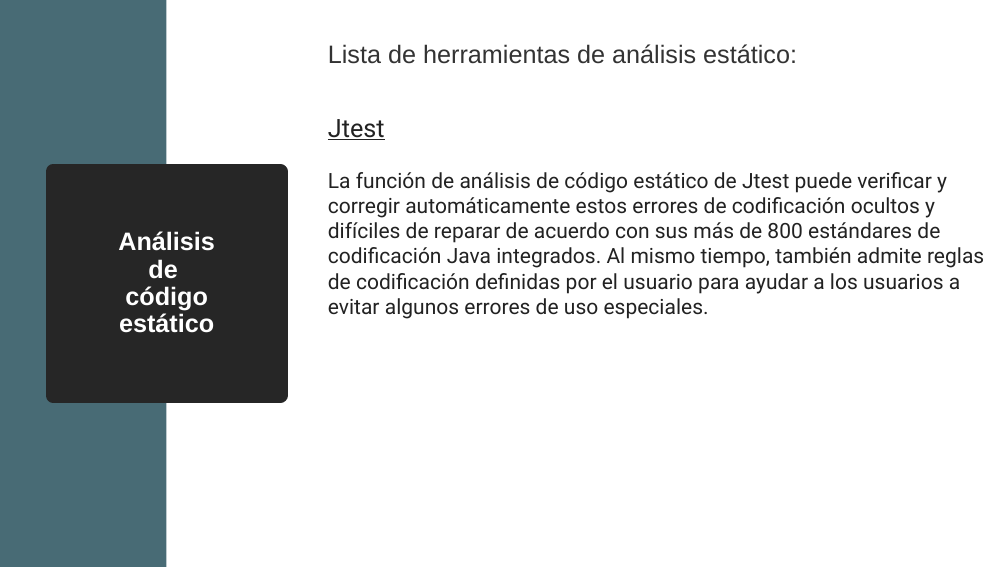
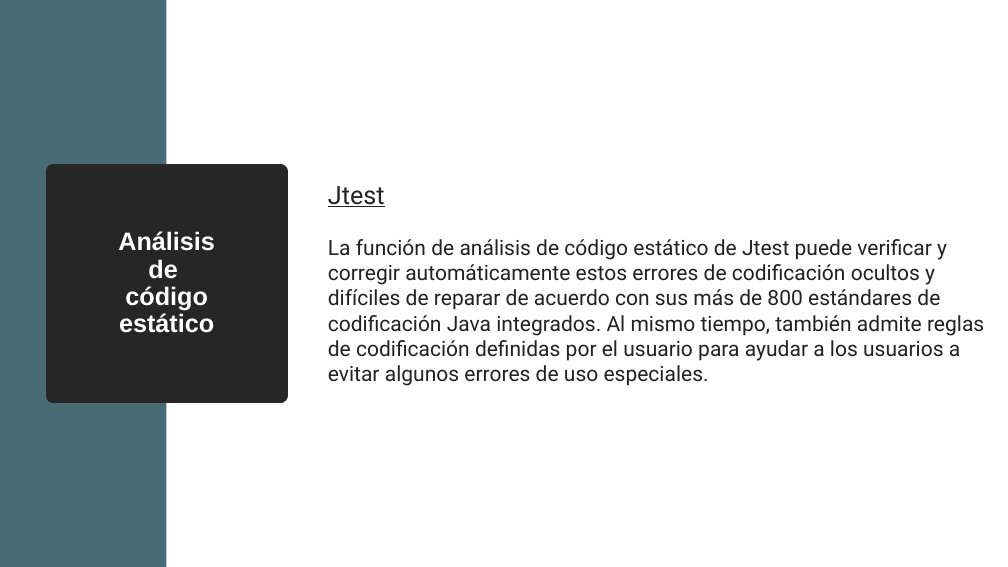
Before and after one commit to davCesur/gestionEquiposDAWEquipo4JAVA, a slide deck: slide 61 of Introducción a TDD.pptx (slide 56 before the commit). Drawn at 1008x567 pixels with LibreOffice and Linux fonts; fonts in the diff are those of the drawing. Boxes give left, top, right and bottom in pixels: in the first picture for what was removed or moved away, otherwise in the second. Text is boxed around its words. In the diff, an @@ line names an element or a change of style, - is before the commit and + after.

```diff
--- a/Introducción a TDD.pptx
+++ b/Introducción a TDD.pptx
@@ text removed at box(328, 44, 797, 64) @@
-Lista de herramientas de análisis estático:
@@ text "Jtest": place and size @@
-text "Jtest" at box(328, 119, 984, 319)
+text "Jtest" at box(328, 186, 984, 386)
```
Also in this commit, not shown: 15 other slides changed, 5 slides added.
